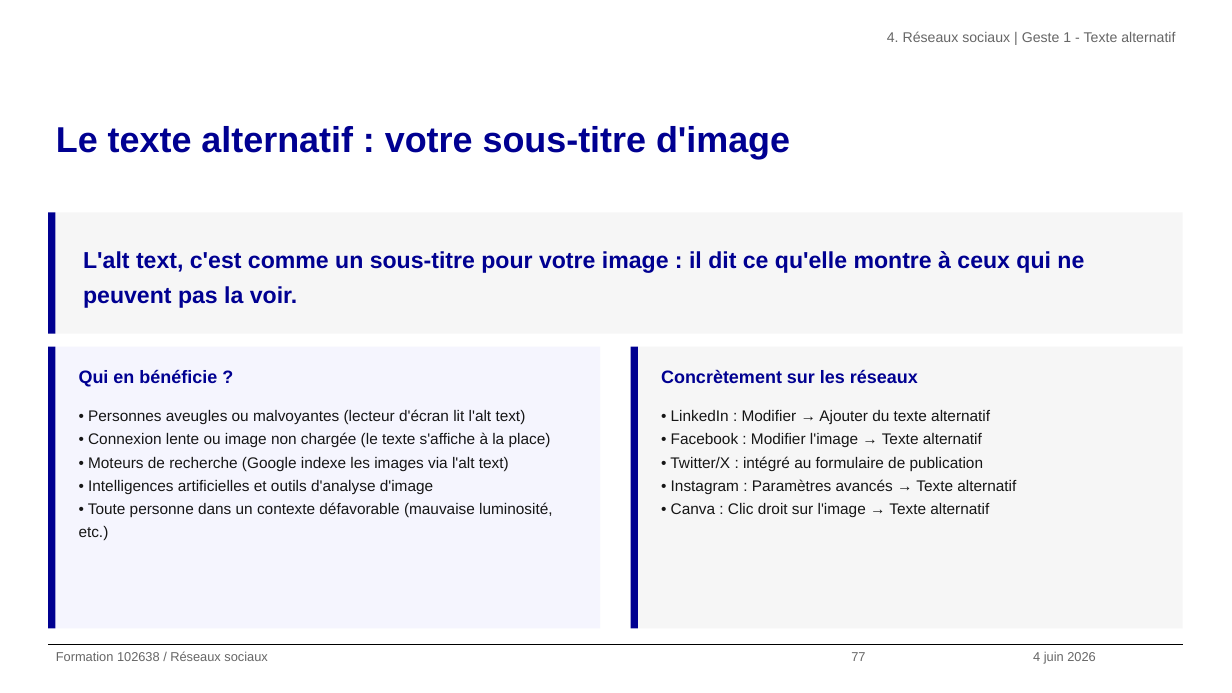
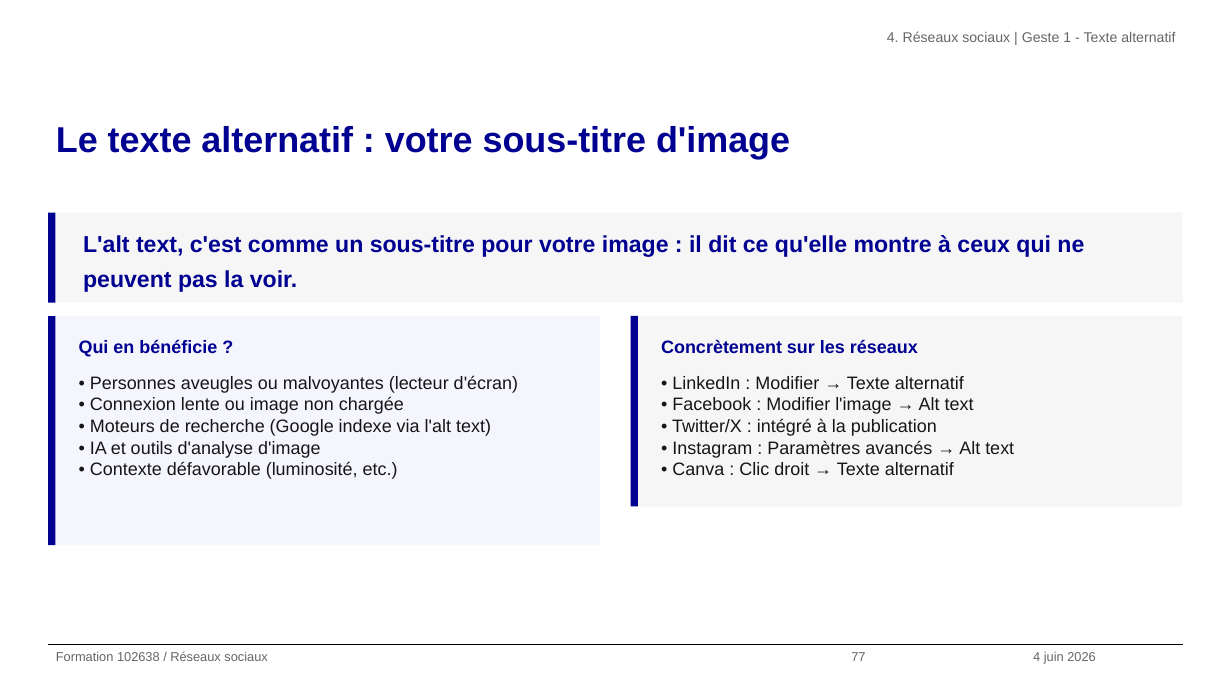
Before and after one commit to alexandra-guiderdoni/usine-fabrication-igpde-102846-ay11, a slide deck: slide 77 of formation-102638-juin-2026.pptx. Drawn at 1232x693 pixels with LibreOffice and Linux fonts; fonts in the diff are those of the drawing; background and template pictures are left out. Boxes give left, top, right and bottom in pixels: in the first picture for what was removed or moved away, otherwise in the second. Text is boxed around its words. In the diff, an @@ line names an element or a change of style, - is before the commit and + after.

```diff
--- a/formation-102638-juin-2026.pptx
+++ b/formation-102638-juin-2026.pptx
@@ rectangle: place and size @@
-rectangle at <box>48,213,55,334</box>
+rectangle at <box>48,213,55,302</box>
@@ rectangle: place and size @@
-rectangle at <box>55,213,1183,334</box>
+rectangle at <box>55,213,1183,302</box>
@@ text "L'alt text, c'est comme un ...": place and size @@
-text "L'alt text, c'est comme un ..." at <box>83,251,1084,308</box>
+text "L'alt text, c'est comme un ..." at <box>83,235,1084,292</box>
@@ rectangle: place and size @@
-rectangle at <box>48,347,55,628</box>
+rectangle at <box>48,316,55,545</box>
@@ rectangle: place and size @@
-rectangle at <box>55,347,600,628</box>
+rectangle at <box>55,316,600,545</box>
@@ text "Qui en bénéficie ?": place and size @@
-text "Qui en bénéficie ?" at <box>79,369,217,387</box>
+text "Qui en bénéficie ?" at <box>79,339,217,357</box>
@@ rectangle: place and size @@
-rectangle at <box>630,347,638,628</box>
+rectangle at <box>630,316,638,506</box>
@@ rectangle: place and size @@
-rectangle at <box>638,347,1182,628</box>
+rectangle at <box>638,316,1182,506</box>
@@ text "Concrètement sur les réseaux": place and size @@
-text "Concrètement sur les réseaux" at <box>661,369,918,383</box>
+text "Concrètement sur les réseaux" at <box>661,339,918,353</box>
@@ text at <box>90,375,518,479</box>: text changed; size 12 to 14 pt @@
-• Personnes aveugles ou malvoyantes (lecteur d'écran lit l'alt text)
-• Connexion lente ou image non chargée (le texte s'affiche à la place)
-• Moteurs de recherche (Google indexe les images via l'alt text)
-• Intelligences artificielles et outils d'analyse d'image
-• Toute personne dans un contexte défavorable (mauvaise luminosité, etc.)
+• Personnes aveugles ou malvoyantes (lecteur d'écran)
+• Connexion lente ou image non chargée
+• Moteurs de recherche (Google indexe via l'alt text)
+• IA et outils d'analyse d'image
+• Contexte défavorable (luminosité, etc.)
@@ text at <box>672,376,1014,475</box>: text changed; size 12 to 14 pt @@
-• LinkedIn : Modifier → Ajouter du texte alternatif
-• Facebook : Modifier l'image → Texte alternatif
-• Twitter/X : intégré au formulaire de publication
-• Instagram : Paramètres avancés → Texte alternatif
-• Canva : Clic droit sur l'image → Texte alternatif
+• LinkedIn : Modifier → Texte alternatif
+• Facebook : Modifier l'image → Alt text
+• Twitter/X : intégré à la publication
+• Instagram : Paramètres avancés → Alt text
+• Canva : Clic droit → Texte alternatif
```
Also in this commit, not shown: 80 other slides changed, 42 other files.
